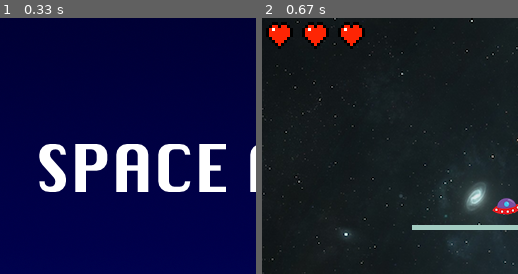
Above: before the commit, frames 1-2 (left to right).
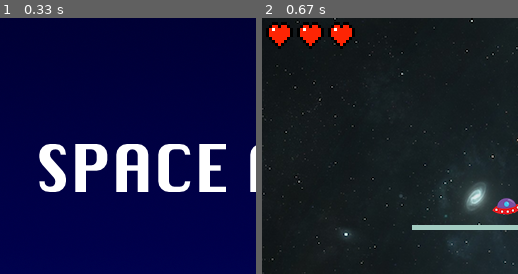
Above: after the commit, the same moments.

Repository: ezfe/Space-Attack
Game: pygame game, started from Space-Attack/main.py
Same seed, same stepped clock (60 frames per second), same inputs: the game is played once before the commit and once after it.
Inputs (mouse positions are % of the whole screen's width and height, from its top left):
- Up to frame 1 (0.33 s): no input
- Up to frame 2 (0.67 s): click (31, 76) at 0.4 s
The pictures show only the part of the screen within x 0-50%, y 0-50%; the shares and areas given below are measured in that part.

Frame 1 is identical in both runs. In frame 2, 1.4% of the frame differs, in the area x 13-41%, y 1-13%.

Commit message:
little change :)

Diff:
--- a/Space-Attack/main.py
+++ b/Space-Attack/main.py
@@ -218,10 +218,10 @@
             self.heart = Heart(x, y, self.spritegroup)
             if self.lives - life <= 0:
                 self.heart.setImage("images/tempheart.png")
-            x += 36
+            x += 31
             if life - (life * (ycount - 1)) > 10:
                 ycount += 1
-                y += 36
+                y += 31
                 x = 4
 
     def loadLevel(self, levelNumber):
